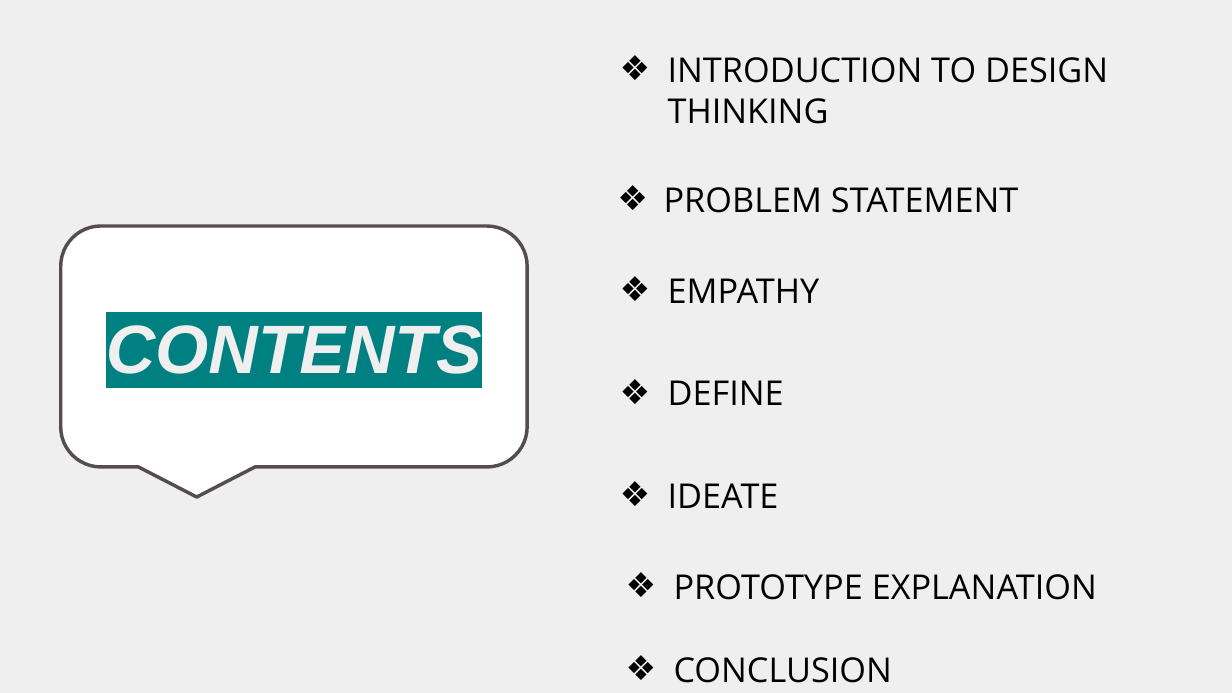
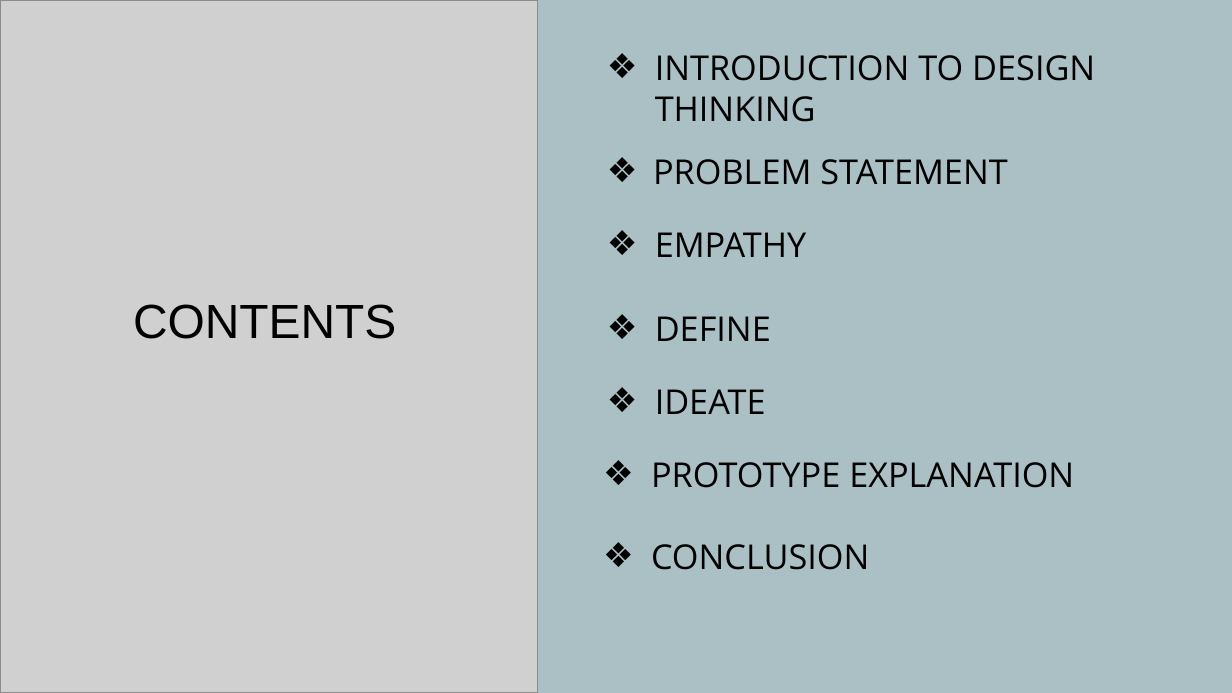
Before and after one commit to hemanthkumar29/design-think-website, a slide deck: slide 3 of public/team_presentations/team_13_presentation.pptx. Drawn at 1232x693 pixels with LibreOffice and Linux fonts; fonts in the diff are those of the drawing; grey boxes stand for pictures. Boxes give left, top, right and bottom in pixels: in the first picture for what was removed or moved away, otherwise in the second. Text is boxed around its words. In the diff, an @@ line names an element or a change of style, - is before the commit and + after.

```diff
--- a/public/team_presentations/team_13_presentation.pptx
+++ b/public/team_presentations/team_13_presentation.pptx
@@ background #EFEFEF to #AAC0C4 @@
@@ picture added at <box>0,0,537,692</box> @@
@@ subtitle "INTRODUCTION TO DESIGN THINKING": place and size @@
-subtitle "INTRODUCTION TO DESIGN THINKING" at <box>668,57,1108,124</box>
+subtitle "INTRODUCTION TO DESIGN THINKING" at <box>655,55,1095,122</box>
@@ subtitle "PROBLEM STATEMENT": place and size @@
-subtitle "PROBLEM STATEMENT" at <box>664,187,1018,213</box>
+subtitle "PROBLEM STATEMENT" at <box>653,159,1007,185</box>
@@ subtitle "EMPATHY": place and size @@
-subtitle "EMPATHY" at <box>668,278,820,303</box>
+subtitle "EMPATHY" at <box>655,232,807,257</box>
@@ text "CONTENTS": place and size @@
-text "CONTENTS" at <box>60,225,527,467</box>
+text "CONTENTS" at <box>133,304,396,339</box>
@@ text "CONTENTS" at <box>133,304,396,339</box>: size 40 to 28 pt, text colour #EFEFEF to #000000, highlight #008080 to none, bold off, italic off; alignment centre to left; vertical alignment middle to top; fill #FFFFFF to none; outline #554D4D 2 pt to none @@
@@ subtitle "DEFINE": place and size @@
-subtitle "DEFINE" at <box>668,380,784,405</box>
+subtitle "DEFINE" at <box>655,316,771,341</box>
@@ subtitle "IDEATE": place and size @@
-subtitle "IDEATE" at <box>668,483,779,508</box>
+subtitle "IDEATE" at <box>655,389,766,414</box>
@@ subtitle "PROTOTYPE EXPLANATION": place and size @@
-subtitle "PROTOTYPE EXPLANATION" at <box>674,574,1097,683</box>
+subtitle "PROTOTYPE EXPLANATION" at <box>651,462,1074,570</box>
```
Also in this commit, not shown: 9 other slides changed, 6 slides added, 1 slide removed.
